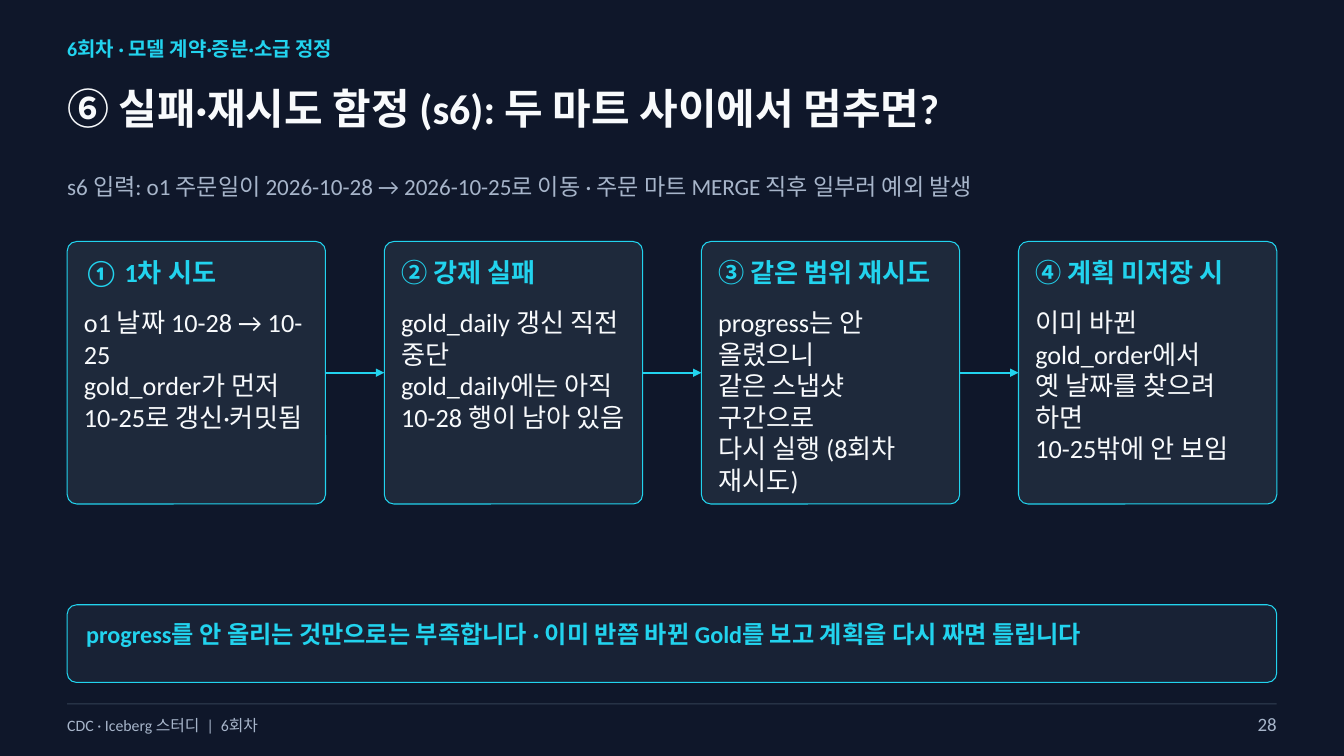
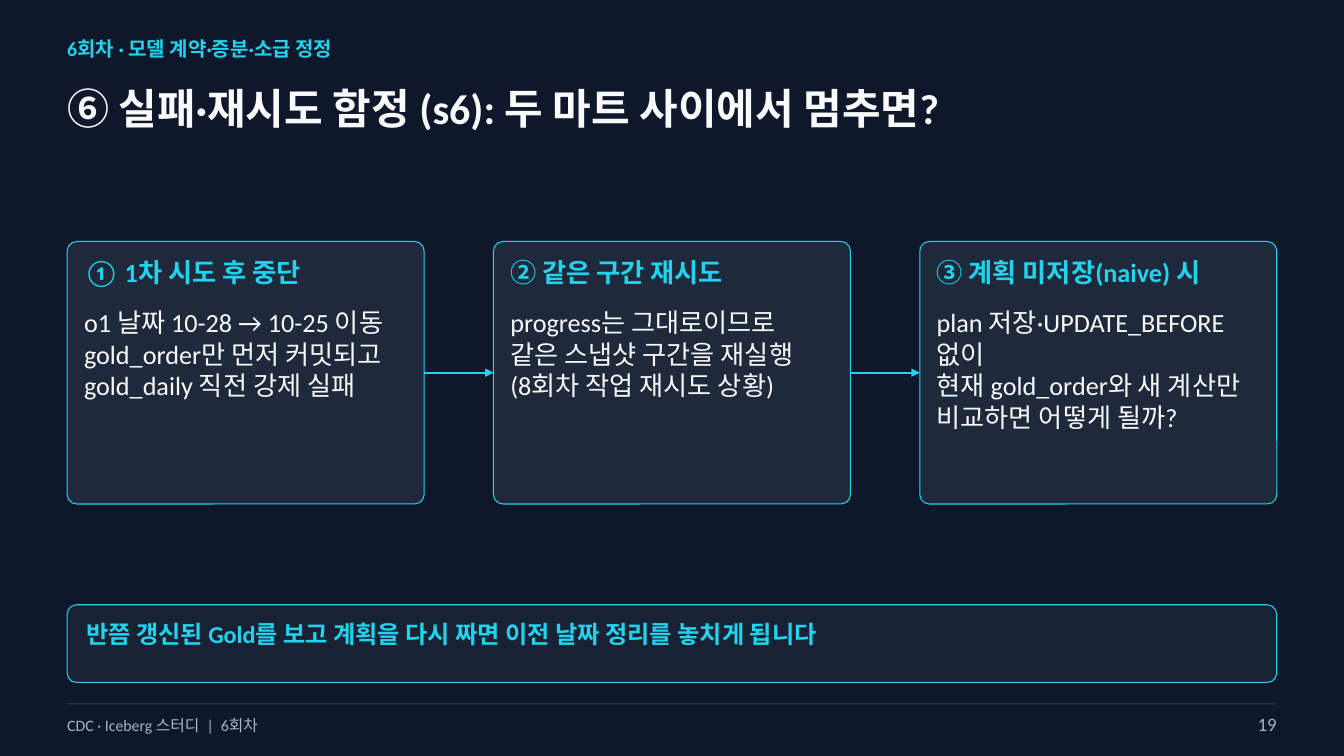
Before and after one commit to kim-dabin/cdc-lakehouse-study, a slide deck: slide 19 of labs/session06/slides/06-session06-student.pptx (slide 28 before the commit). Drawn at 1344x756 pixels with LibreOffice and Linux fonts; fonts in the diff are those of the drawing. Boxes give left, top, right and bottom in pixels: in the first picture for what was removed or moved away, otherwise in the second. Text is boxed around its words. In the diff, an @@ line names an element or a change of style, - is before the commit and + after.

```diff
--- a/labs/session06/slides/06-session06-student.pptx
+++ b/labs/session06/slides/06-session06-student.pptx
@@ text removed at (67,176,971,197) @@
-s6 입력: o1 주문일이 2026-10-28 → 2026-10-25로 이동 · 주문 마트 MERGE 직후 일부러 예외 발생
@@ rounded rectangle: place and size @@
-rounded rectangle at (68,242,326,504)
+rounded rectangle at (68,242,424,504)
@@ text at (84,260,300,287): text changed @@
-① 1차 시도
+① 1차 시도 후 중단
@@ rounded rectangle: place and size @@
-rounded rectangle at (384,242,642,504)
+rounded rectangle at (494,242,851,504)
@@ text at (510,259,723,285): text changed @@
-② 강제 실패
+② 같은 구간 재시도
@@ text removed at (718,259,931,285) @@
-③ 같은 범위 재시도
@@ proportions changed in 3 elements at (68,242,424,504), (494,242,851,504), (920,242,1276,504) @@
@@ rounded rectangle: place and size @@
-rounded rectangle at (702,242,960,504)
+rounded rectangle at (920,242,1276,504)
@@ text at (937,259,1200,286): text changed @@
-④ 계획 미저장 시
+③ 계획 미저장(naive) 시
@@ rounded rectangle removed at (1018,242,1276,504) @@
@@ text at (84,310,383,400): text changed @@
-o1 날짜 10-28 → 10-25
-gold_order가 먼저
-10-25로 갱신·커밋됨
+o1 날짜 10-28 → 10-25 이동
+gold_order만 먼저 커밋되고
+gold_daily 직전 강제 실패
@@ text removed at (401,310,624,429) @@
-gold_daily 갱신 직전 중단
-gold_daily에는 아직
-10-28 행이 남아 있음
@@ text at (510,310,793,399): text changed @@
-progress는 안 올렸으니
-같은 스냅샷 구간으로
-다시 실행 (8회차 재시도)
+progress는 그대로이므로
+같은 스냅샷 구간을 재실행
+(8회차 작업 재시도 상황)
@@ text added at (937,310,1240,429), 18.8 pt, text #F8FAFC @@
+plan 저장·UPDATE_BEFORE 없이
+현재 gold_order와 새 계산만
+비교하면 어떻게 될까?
@@ text removed at (1035,310,1228,460) @@
-이미 바뀐 gold_order에서
-옛 날짜를 찾으려 하면
-10-25밖에 안 보임
@@ arrow moved from (326, 373) - (384, 373) to (424, 373) - (494, 373) @@
@@ arrow removed from (643, 373) to (702, 373) @@
@@ arrow moved from (960, 373) - (1018, 373) to (851, 373) - (920, 373) @@
@@ text at (86,622,817,645): text changed @@
-progress를 안 올리는 것만으로는 부족합니다 · 이미 반쯤 바뀐 Gold를 보고 계획을 다시 짜면 틀립니다
+반쯤 갱신된 Gold를 보고 계획을 다시 짜면 이전 날짜 정리를 놓치게 됩니다
@@ text at (1258,719,1277,731): text changed @@
-28
+19
```
Also in this commit, not shown: 20 other slides changed, 11 slides removed, 3 other files.
